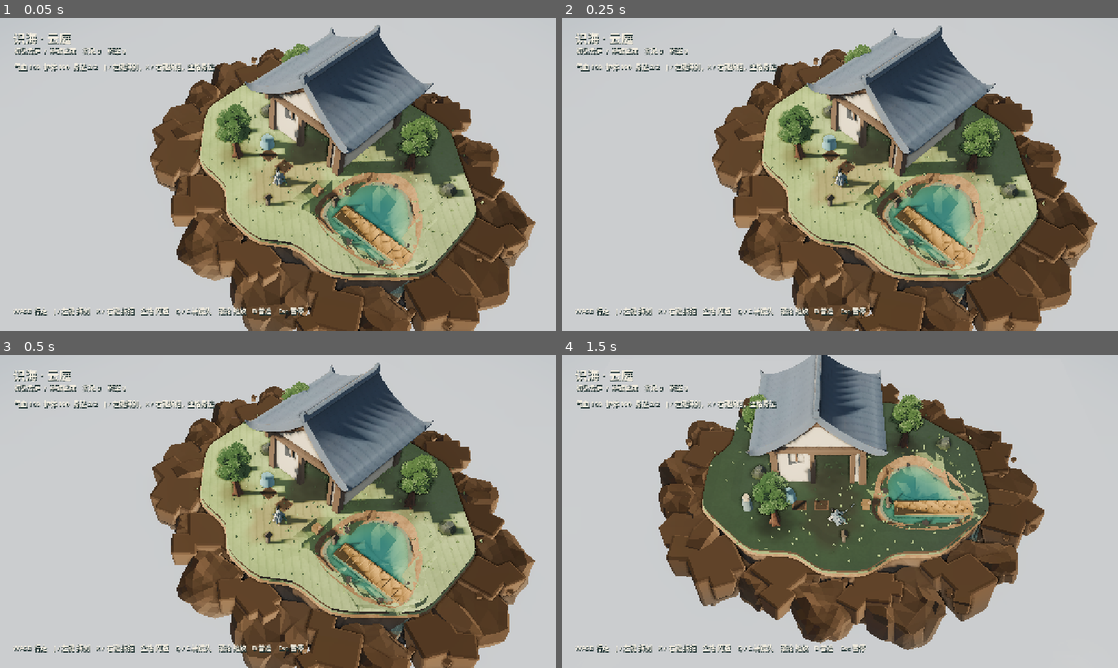
Above: before the commit, frames 1-4 (two rows, left to right).
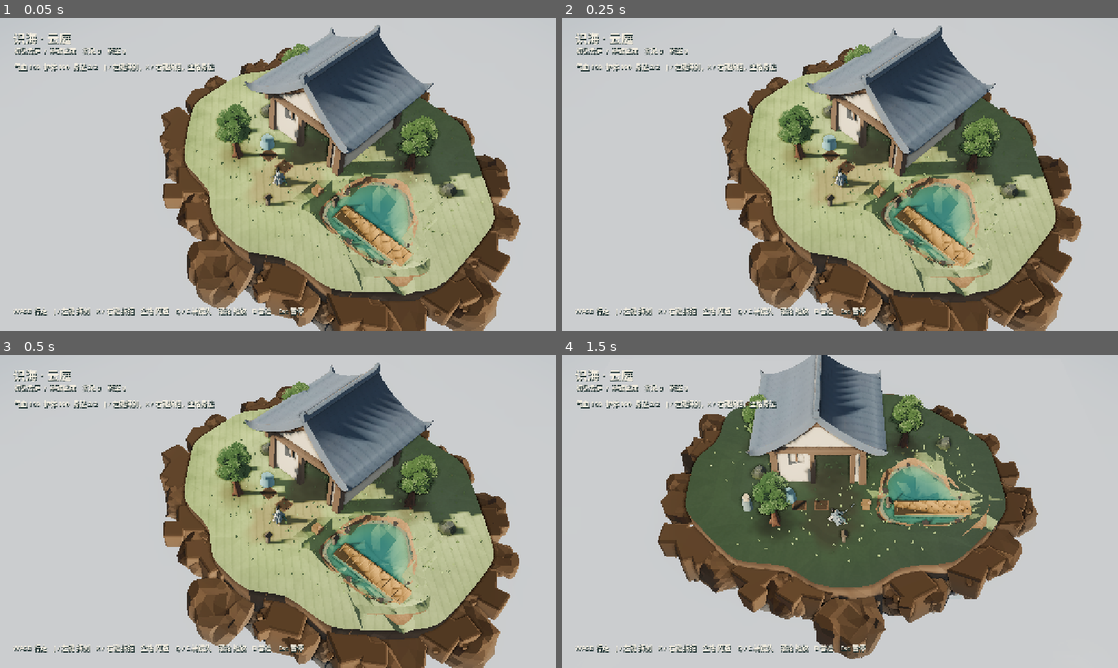
Above: after the commit, the same moments.

Repository: YI1219/Idle_and_incremental_game
Game: Godot game, scene res://scenes/play.tscn
Same seed, same stepped clock (60 frames per second), same inputs: the game is played once before the commit and once after it.
Inputs (mouse positions are in pixels of both pictures, inside the frame that each line leads up to):
- Up to frame 1 (0.05 s): no input
- Up to frame 2 (0.25 s): no input
- Up to frame 3 (0.5 s): no input
- Up to frame 4 (1.5 s): tap Enter at 0.5 s; move the mouse to (962, 495) at 0.52 s; hold D (move_right) 0.53-1.25 s; hold Q (camera_left) 0.53-1.25 s; click (962, 495) at 0.67 s; tap Space at 0.77 s; drag from (728, 527) to (812, 574) at 1.27 s

The runs differ from the first frame. In frame 1, 17% of the frame differs, in the area x 27-97%, y 9-100%; in frame 2, 17%; in frame 3, 17%; in frame 4, 15%.

Commit message:
Tuck kit rocks under the grass lip and record run 6 shots.
Grow the SDF rim so the play-camera plate covers more rock tops,
drop ring 0 below the lip, and recapture overview / low side /
3/4 / lake / multi plus a run5-vs-run6 compare.

Co-authored-by: YI <YI1219@users.noreply.github.com>

Diff:
--- a/scripts/world/heightfield.gd
+++ b/scripts/world/heightfield.gd
@@ -436,6 +436,10 @@
 					best_d = d
 					best = q
 			if best != p:
+				var mid := land_centroid()
+				var radial := best - mid
+				if radial.length_squared() > 1e-6:
+					best += radial.normalized() * 0.78
 				rim_shift[Vector2i(ix, iz)] = best - p
 
 
--- a/scripts/world/heightfield_mesh.gd
+++ b/scripts/world/heightfield_mesh.gd
@@ -187,11 +187,11 @@
 	var profile := [
 		[-1.70, 0.03, 0.88],
 		[-0.85, 0.01, 0.82],
-		[-0.32, -0.02, 0.70],
-		[-0.08, -0.08, 0.55],
-		[0.05, -0.18, 0.38],
-		[0.10, -0.30, 0.18],
-		[-0.04, SLAB_BOTTOM, 0.14],
+		[-0.28, -0.01, 0.70],
+		[0.06, -0.06, 0.48],
+		[0.28, -0.14, 0.28],
+		[0.40, -0.26, 0.16],
+		[0.22, SLAB_BOTTOM, 0.14],
 	]
 	for loop in field.visual_loops:
 		if loop.size() < 6:
@@ -250,10 +250,10 @@
 			if poly.size() >= 4:
 				loops.append(poly)
 	var profile := [
-		[0.42, 0.04, 0.20],
-		[0.18, -0.02, 0.16],
-		[0.02, -0.08, 0.14],
-		[-0.10, level - 0.02, 0.12],
+		[0.22, 0.03, 0.20],
+		[0.08, -0.02, 0.16],
+		[-0.02, -0.07, 0.14],
+		[-0.12, level - 0.02, 0.12],
 	]
 	var earth := Color(0.80, 0.18, 0.0, 1.0)
 	for loop in loops:
--- a/scripts/world/rock_underside.gd
+++ b/scripts/world/rock_underside.gd
@@ -7,7 +7,7 @@
 ## Matches notes/rockkit-test/rockkit_island.py seed7 table (Godot Y-up).
 const GROUND_Y := 0.0
 const RINGS := [
-	[0.985, -0.07, 2.6, 0.80, 1.30, 0.90, 1.15, 10.0, 0.62, "rim", 0.05],
+	[0.985, -0.24, 2.35, 0.80, 1.20, 0.90, 1.15, 10.0, 0.62, "rim", -0.12],
 	[0.80, -1.25, 2.3, 0.80, 1.20, 1.00, 1.25, 16.0, 0.66, "rim+mid", 0.0],
 	[0.58, -2.35, 2.0, 0.80, 1.15, 1.00, 1.30, 20.0, 0.70, "mid+rim", 0.0],
 	[0.35, -3.40, 1.7, 0.80, 1.10, 1.05, 1.35, 24.0, 0.75, "mid", 0.0],
@@ -328,7 +328,7 @@
 	var reach := 0.0
 	for p in poly:
 		reach = maxf(reach, p.distance_to(mid))
-	return clampf(reach / 6.5, 0.92, 2.15)
+	return clampf(reach / 6.5, 0.88, 1.12)
 
 
 static func _perimeter(poly: PackedVector2Array) -> float:
--- a/tests/capture_heightfield.gd
+++ b/tests/capture_heightfield.gd
@@ -50,15 +50,17 @@
 	# Low side must show the rock-kit underside.
 	_set_house_visible(false)
 	_restore_pitch(rig)
-	rig.near_pitch_deg = 8.0
-	rig.pitch_deg = 12.0
-	_look(rig, player, Vector3(6.4, 0.0, -1.6), 14.0, 2)
+	rig.near_pitch_deg = -2.0
+	rig.pitch_deg = 2.0
+	_look(rig, player, Vector3(4.8, 0.0, -0.4), 16.0, 2)
 	await shot(OUT + "/low_side.png")
 
 	# seed7-like 3/4 of the whole island from slightly below.
-	rig.near_pitch_deg = -16.0
-	rig.pitch_deg = -12.0
-	_look(rig, player, Vector3(0.2, 0.0, 0.0), 20.0, 3)
+	# far_pitch must stay negative; _pitch_for_zoom lerps toward it past default distance.
+	rig.near_pitch_deg = -9.0
+	rig.pitch_deg = -7.0
+	rig.far_pitch_deg = -6.0
+	_look(rig, player, Vector3(0.2, 0.0, 0.0), 20.0, 2)
 	await shot(OUT + "/seed7_three_quarter.png")
 	_restore_pitch(rig)
 
Not shown, changed: CURRENT_CONTEXT.md
Not shown, changed: art/review/heightfield/2026-10-02/review.md
